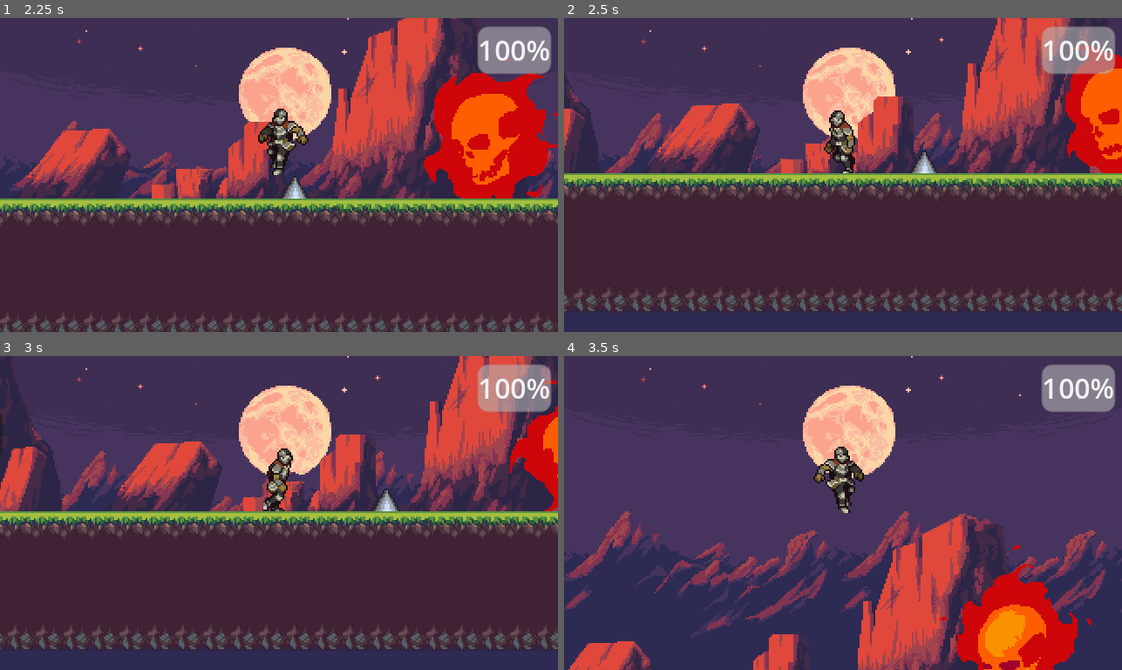
Above: before the commit, frames 1-4 (two rows, left to right).
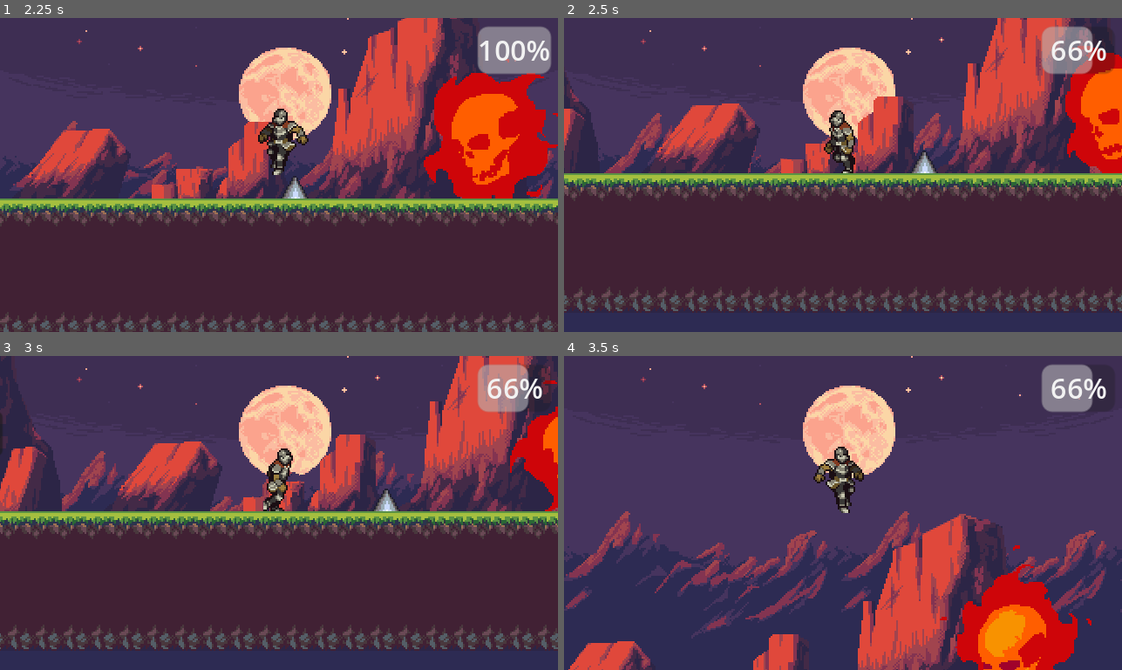
Above: after the commit, the same moments.

Repository: ZurfTM/2d-platformer
Game: Godot game, scene res://scenes/world.tscn
Two runs of this game, one before a commit and one after it. Both use one fixed random seed, a clock stepped at 60 frames per second and the inputs below.
Inputs:
- Up to frame 1 (2.25 s): hold D (move_right) 0.53-2.03 s; tap Space (jump) at 0.77, 1.52 s; hold A (move_left) from 2.03 s (still down)
- Up to frame 2 (2.5 s): keep holding A (move_left)
- Up to frame 3 (3 s): release A (move_left) at 2.78 s; hold D (move_right) from 2.78 s (still down)
- Up to frame 4 (3.5 s): keep holding D (move_right); tap Space (jump) at 3.02 s

Frame 1 is identical in both runs. In frame 2, 0.9% of the frame differs, in the area x 85-99%, y 2-19%; in frame 3, 0.9%; in frame 4, 0.9%.

Commit message:
fix and simplify health bar

Diff:
--- a/scenes/HealthBar.gd
+++ b/scenes/HealthBar.gd
@@ -1,15 +1,11 @@
 extends ProgressBar
 
-@export var player: NodePath
+@export var player: Player
 
 func _ready():
 	if player:
-		var player_instance = get_node(player)
-		if player_instance:
-			player_instance.connect("health_changed", Callable (self, "_on_health_changed"))
-			_on_health_changed()
+		player.connect("health_changed", _on_health_changed)
+		_on_health_changed(0, 0)
 
-func _on_health_changed():
-	var player_instance = get_node(player)
-	if player_instance:
-		value = float(player_instance.current_hp) / float(player_instance.max_hp) * 100
+func _on_health_changed(_current_hp, _max_hp):
+	value = float(player.current_hp) / float(player.max_hp) * 100
--- a/scenes/world.tscn
+++ b/scenes/world.tscn
@@ -97,7 +97,7 @@
 
 [node name="CanvasLayer" type="CanvasLayer" parent="."]
 
-[node name="ProgressBar" type="ProgressBar" parent="CanvasLayer"]
+[node name="ProgressBar" type="ProgressBar" parent="CanvasLayer" node_paths=PackedStringArray("player")]
 anchors_preset = 1
 anchor_left = 1.0
 anchor_right = 1.0
--- a/scripts/player.gd
+++ b/scripts/player.gd
@@ -69,7 +69,8 @@
 	current_hp -= amount
 	#current_hp = max(current_hp, 0)
 	print("Damage", current_hp)
-	emit_signal("health_changed", current_hp, max_hp)
+	#emit_signal("health_changed", current_hp, max_hp)
+	health_changed.emit(current_hp, max_hp)
 	if current_hp <= 0:
 		die()
 
